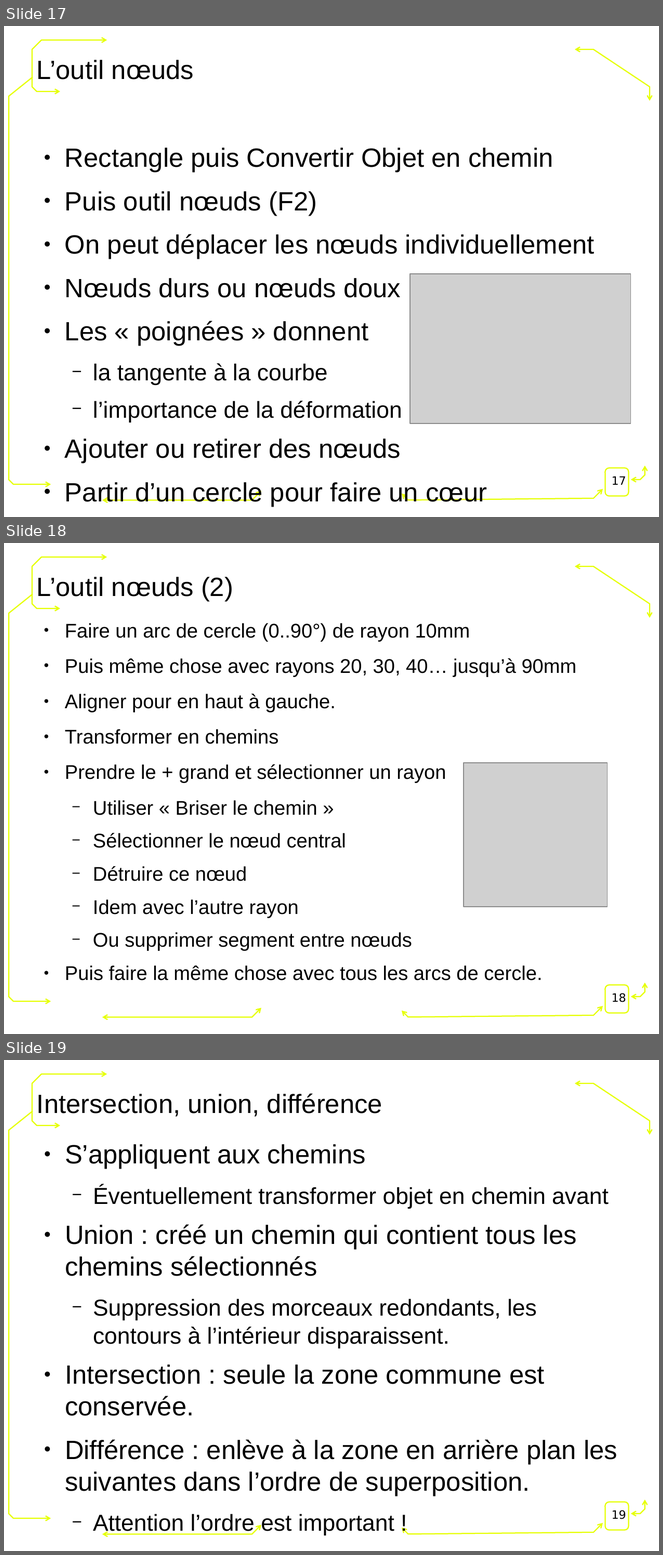
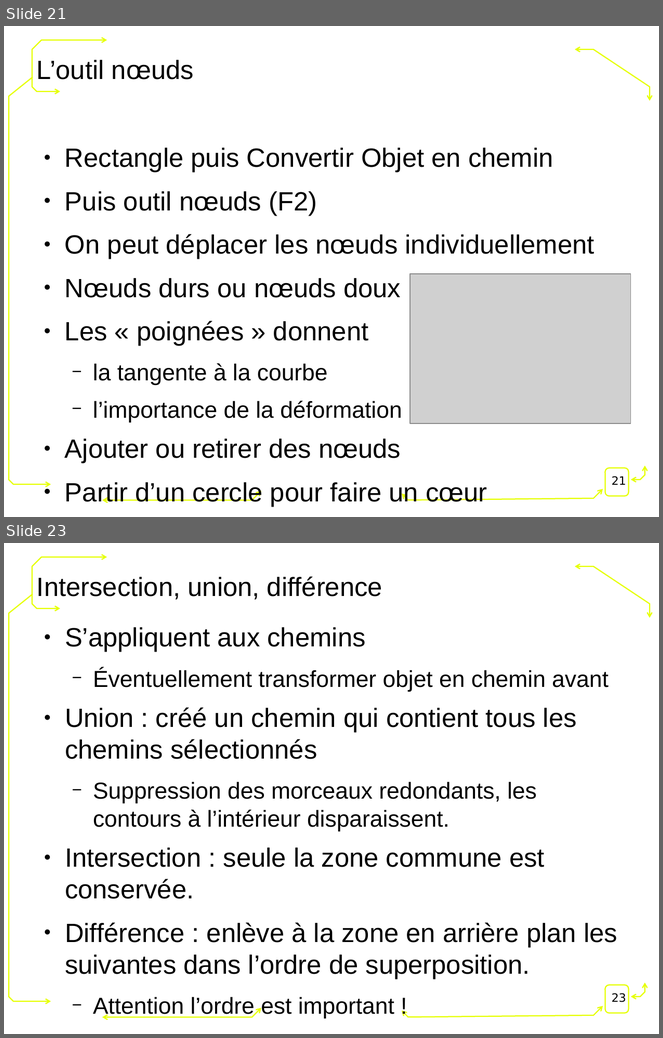
Before and after one commit to FablabLannion/Formation-Fondation-Orange, a slide deck: conception2D.odp. Shown one above the other, each under a label of ours: slides 17, 18 and 19 before the commit, slides 21 and 23 after it; the slides between them are not shown. The pictures are 663x1555 and 663x1038 pixels, drawn with LibreOffice and Linux fonts; fonts in the diff are those of the drawing; grey boxes stand for pictures; background and template pictures are left out. Boxes give left, top, right and bottom in pixels: in the first picture for what was removed or moved away, otherwise in the second. Text is boxed around its words. In the diff, an @@ line names an element or a change of style, - is before the commit and + after.

```diff
--- a/conception2D.odp
+++ b/conception2D.odp
@@ slide 18 removed at (4, 543, 659, 1034), background #FFFFFF; not listed: 7 template elements that a slide beside it also shows @@
@@ title removed at (37, 577, 233, 601) @@
-L’outil nœuds (2)
@@ text removed at (65, 623, 577, 981) @@
-● Faire un arc de cercle (0..90°) de rayon 10mm
-● Puis même chose avec rayons 20, 30, 40… jusqu’à 90mm
-● Aligner pour en haut à gauche.
-● Transformer en chemins
-● Prendre le + grand et sélectionner un rayon
-  − Utiliser « Briser le chemin »
-  − Sélectionner le nœud central
-  − Détruire ce nœud
-  − Idem avec l’autre rayon
-  − Ou supprimer segment entre nœuds
-● Puis faire la même chose avec tous les arcs de cercle.
@@ picture removed at (464, 763, 608, 907) @@
@@ page number removed at (612, 993, 626, 1003) @@
-18
@@ what was slide 17 is now slide 21 @@
@@ page number at (612, 476, 626, 485): text changed @@
-17
+21
@@ what was slide 19 is now slide 23 @@
@@ page number at (612, 993, 626, 1003): text changed @@
-19
+23
```
Also in this commit, not shown: 7 slides changed, 7 slides added, 2 other files.
